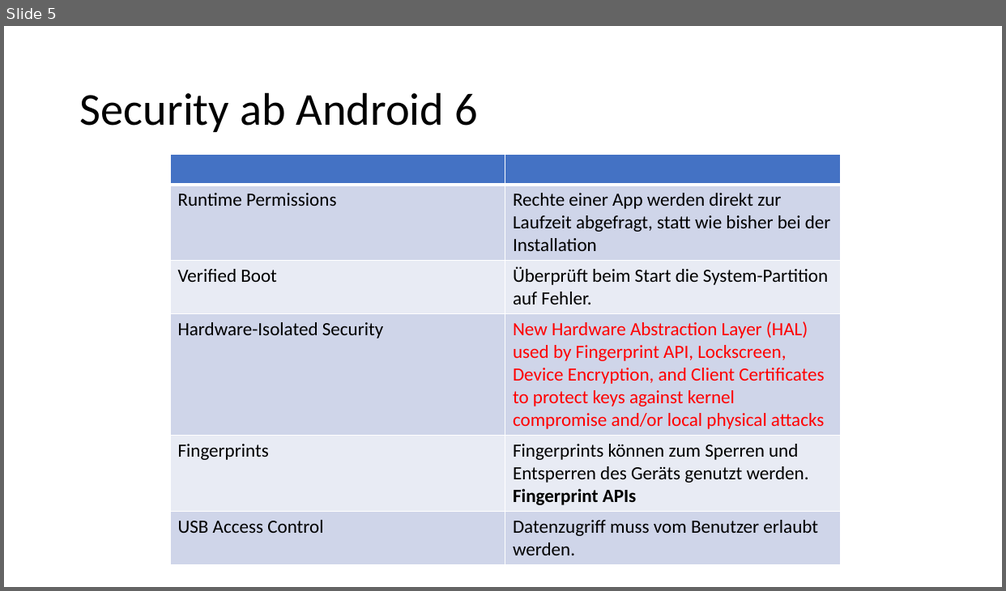
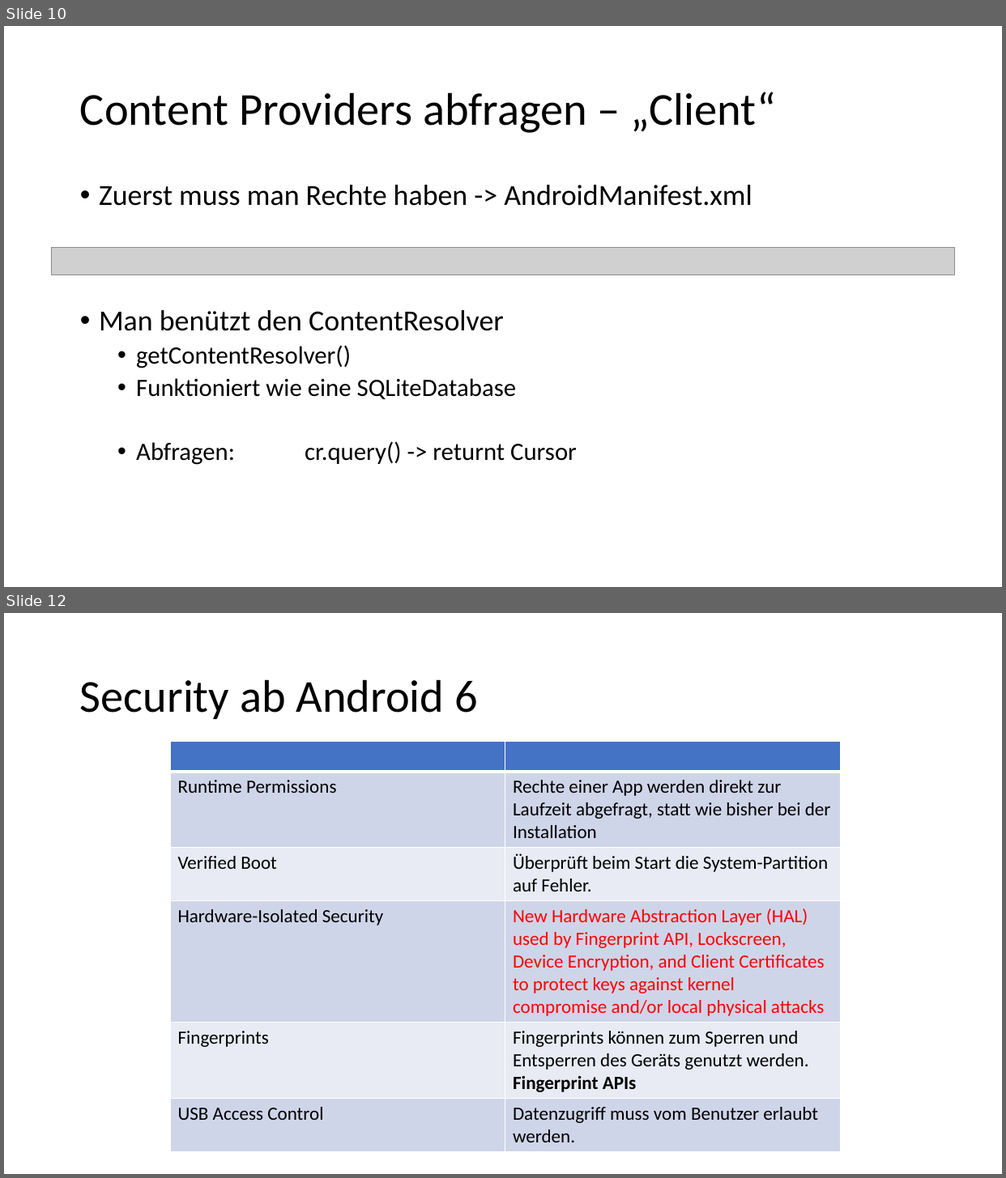
Before and after one commit to EricBuchinger/NVS_Referat, a slide deck: Android Panzenboeck.pptx. Shown one above the other, each under a label of ours: slide 5 before the commit, slides 10 and 12 after it; the slides between them are not shown. The pictures are 1006x591 and 1006x1178 pixels, drawn with LibreOffice and Linux fonts; fonts in the diff are those of the drawing; grey boxes stand for pictures. Boxes give left, top, right and bottom in pixels: in the first picture for what was removed or moved away, otherwise in the second. Text is boxed around its words. In the diff, an @@ line names an element or a change of style, - is before the commit and + after.

```diff
--- a/Android Panzenboeck.pptx
+++ b/Android Panzenboeck.pptx
@@ slide 10 added at (x1=4, y1=26, x2=1002, y2=587), background #FFFFFF @@
@@ title added at (x1=80, y1=92, x2=776, y2=133), 44 pt, text #000000 @@
+Content Providers abfragen – „Client“
@@ text added at (x1=99, y1=185, x2=752, y2=465), 24 pt, text #000000 @@
+• Zuerst muss man Rechte haben -> AndroidManifest.xml
+• Man benützt den ContentResolver
+  • getContentResolver()
+  • Funktioniert wie eine SQLiteDatabase
+  • Abfragen: cr.query() -> returnt Cursor
@@ picture added at (x1=52, y1=248, x2=955, y2=275) @@
@@ what was slide 5 is now slide 12 @@
```
Also in this commit, not shown: 2 slides changed, 9 other slides added, 2 slides removed, 4 other files.
